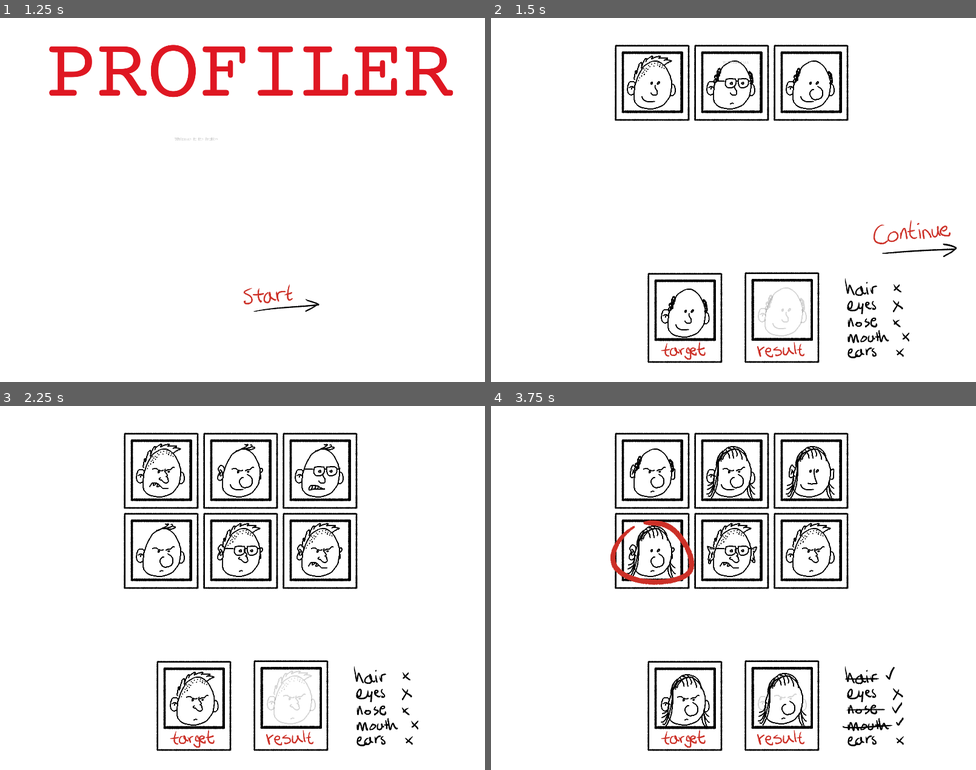
Above: before the commit, frames 1-4 (two rows, left to right).
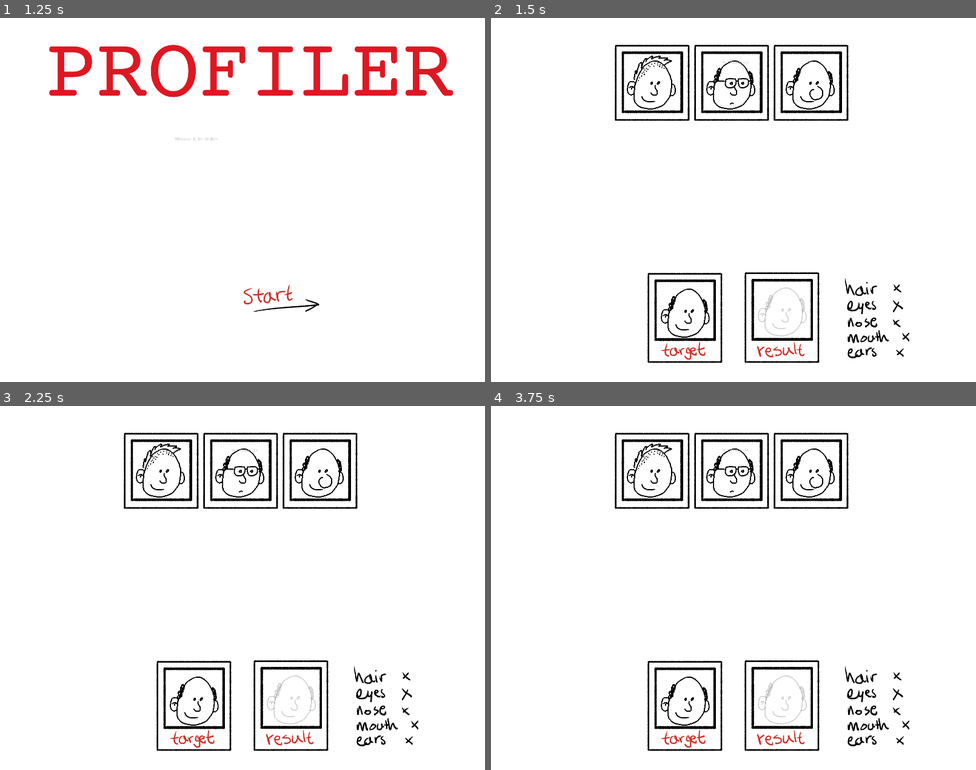
Above: after the commit, the same moments.

Repository: skarnl/godot--gmtk2021
Game: Godot game, scene res://screens/splash.tscn
Two runs of this game, one before a commit and one after it. Both use one fixed random seed, a clock stepped at 60 frames per second and the inputs below.
Inputs (mouse positions are in pixels of both pictures, inside the frame that each line leads up to):
- Up to frame 1 (1.25 s): tap Enter at 0.5 s; move the mouse to (349, 181) at 0.52 s; click (349, 181) at 0.67 s
- Up to frame 2 (1.5 s): click (777, 298) at 1.25 s
- Up to frame 3 (2.25 s): click (431, 628) at 2.02 s
- Up to frame 4 (3.75 s): tap R (restart) at 2.75, 3.5 s; move the mouse to (651, 547) at 2.77 s; click (651, 547) at 2.92 s; click (651, 547) at 3.67 s

Frame 1 is identical in both runs. In frame 2, 0.3% of the frame differs, in the area x 78-96%, y 55-66%; in frame 3, 4.0%; in frame 4, 5.6%, in the area x 24-87%, y 10-89%.

Commit message:
Create hide_stuff function

Diff:
--- a/game/game.gd
+++ b/game/game.gd
@@ -16,10 +16,17 @@
 
 
 func _on_ready():
+	_hide_stuff()
+	_initialize()
+
+
+func _hide_stuff() -> void:
 	result.hide()
 	next_level_button.hide()
 	$MatchMessage.hide()
 
+
+func _initialize() -> void:
 #	get target configuration
 	target_config = target.get_configuration()
 
--- a/game/tutorial/tutorial.gd
+++ b/game/tutorial/tutorial.gd
@@ -27,10 +27,8 @@
 			PersonParts.MOUTH: 0
 		})
 
-func _on_ready():
-	result.hide()
-	$MatchMessage.hide()
 
+func _initialize() -> void:
 	# head, hair, eyes, ears, nose, mouth
 	target_config = Configuration.new({
 		PersonParts.HEAD: 0,
